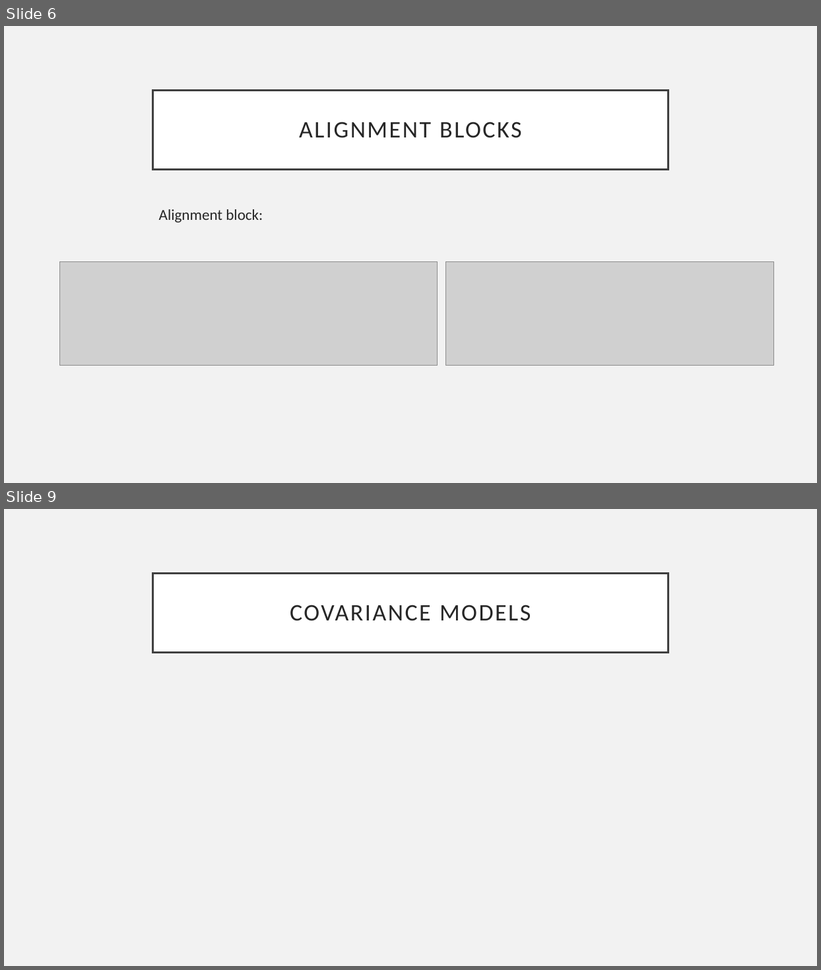
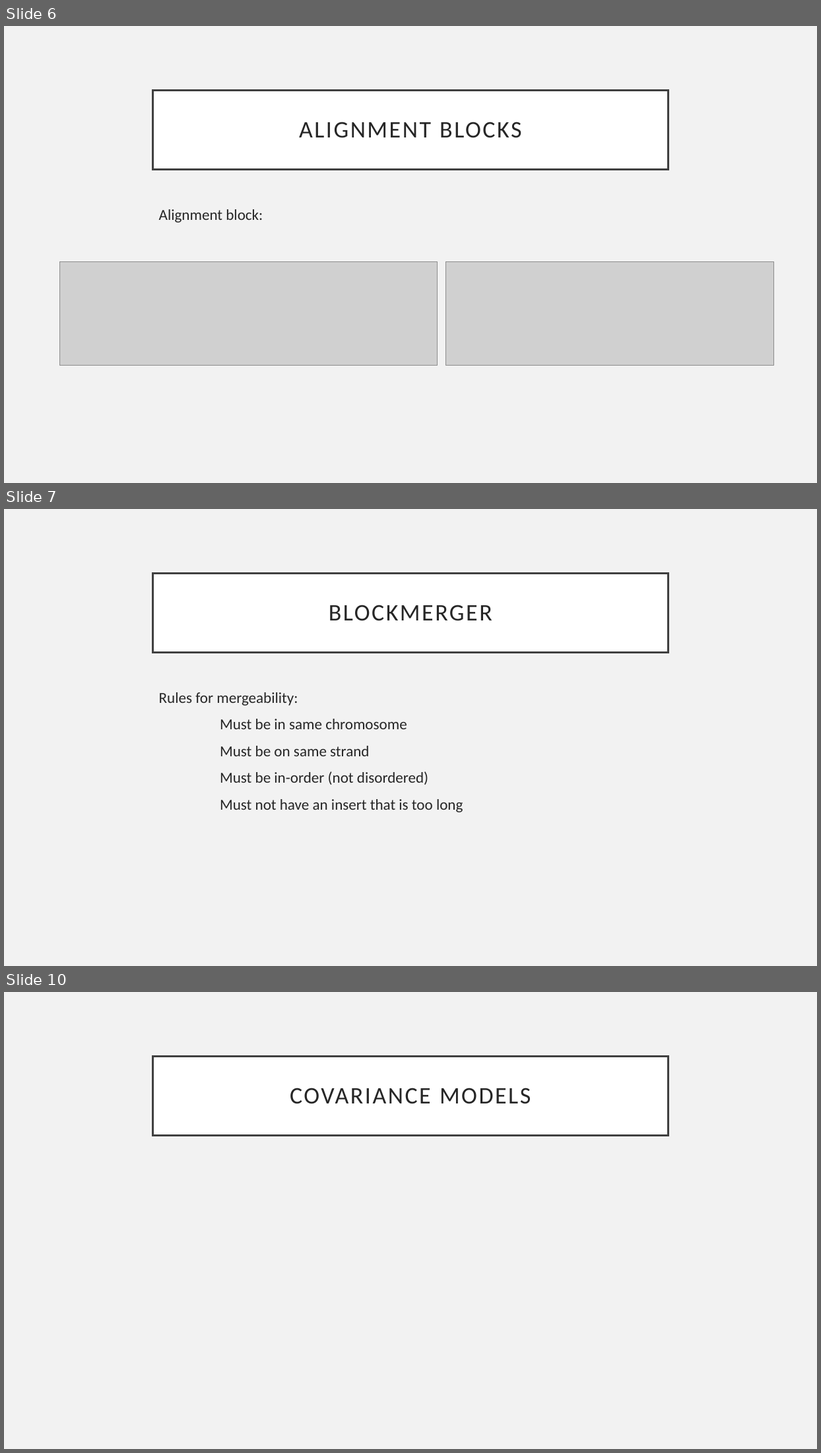
Before and after one commit to asyncViridian/jcmf, a slide deck: notes/presentation.pptx. Shown one above the other, each under a label of ours: slides 6 and 9 before the commit, slides 6, 7 and 10 after it; the slides between them are not shown. The pictures are 821x970 and 821x1453 pixels, drawn with LibreOffice and Linux fonts; fonts in the diff are those of the drawing; grey boxes stand for pictures. Boxes give left, top, right and bottom in pixels: in the first picture for what was removed or moved away, otherwise in the second. Text is boxed around its words. In the diff, an @@ line names an element or a change of style, - is before the commit and + after.

```diff
--- a/notes/presentation.pptx
+++ b/notes/presentation.pptx
@@ slide 7 added at (4, 509, 817, 966), background #F2F2F2 @@
@@ title added at (153, 573, 668, 652), fill #FFFFFF, outline #404040 2.5 pt, 28 pt, text #262626 @@
+BLOCKMERGER
@@ text added at (159, 692, 463, 813), 18 pt, text #262626 @@
+Rules for mergeability:
+Must be in same chromosome
+Must be on same strand
+Must be in-order (not disordered)
+Must not have an insert that is too long
@@ what was slide 9 is now slide 10 @@
```
Also in this commit, not shown: 2 other slides added, 2 slides removed, 1 other file.
